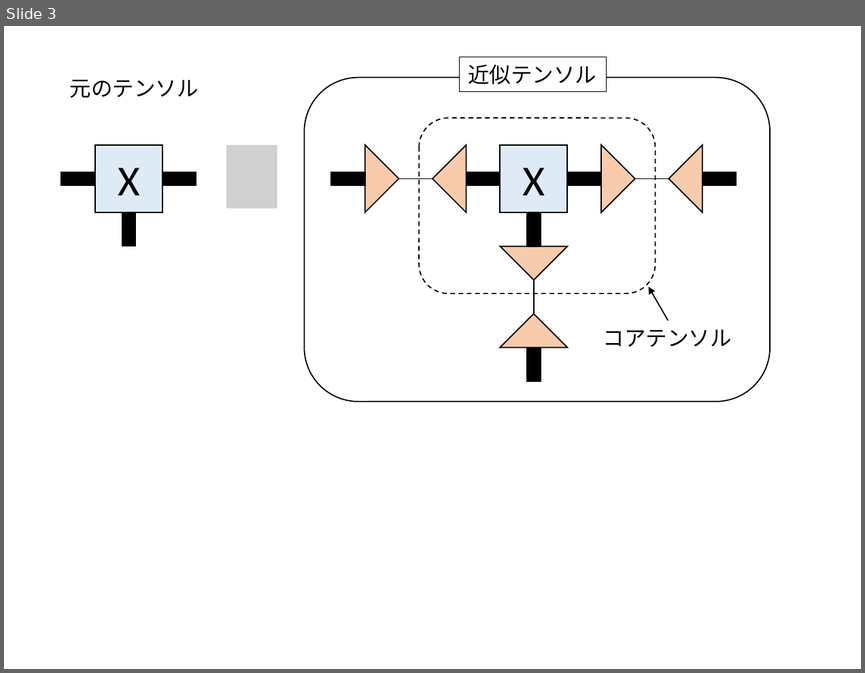
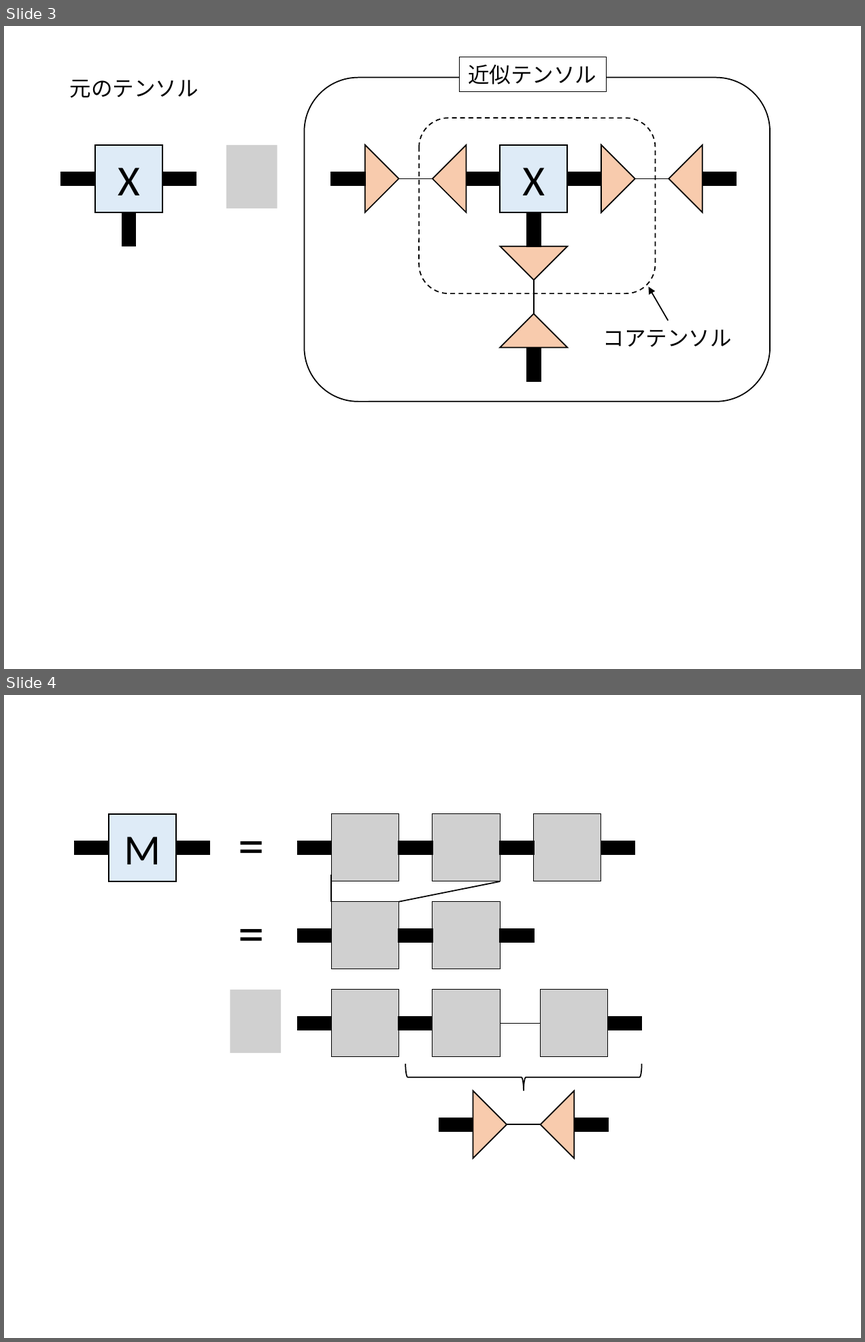
Before and after one commit to kaityo256/qiita, a slide deck: daimyo_hooi/fig.pptx. Shown one above the other, each under a label of ours: slide 3 before the commit, slides 3 and 4 after it. The pictures are 865x673 and 865x1342 pixels, drawn with LibreOffice and Linux fonts; fonts in the diff are those of the drawing; grey boxes stand for pictures. Boxes give left, top, right and bottom in pixels: in the first picture for what was removed or moved away, otherwise in the second. Text is boxed around its words. In the diff, an @@ line names an element or a change of style, - is before the commit and + after.

```diff
--- a/daimyo_hooi/fig.pptx
+++ b/daimyo_hooi/fig.pptx
@@ slide 4 added at bbox=[4, 695, 861, 1338], background #FFFFFF @@
@@ rectangle added at bbox=[109, 814, 176, 882], fill #DEEBF7, outline #000000 1 pt, 36 pt, text #000000 @@
+M
@@ text added at bbox=[230, 807, 274, 879], 44 pt, text #000000 @@
+=
@@ picture added at bbox=[331, 814, 399, 882] @@
@@ picture added at bbox=[432, 814, 500, 882] @@
@@ picture added at bbox=[534, 814, 601, 882] @@
@@ rectangle added at bbox=[75, 841, 109, 854], fill #000000, outline #000000 1 pt @@
@@ rectangle added at bbox=[176, 841, 209, 854], fill #000000, outline #000000 1 pt @@
@@ rectangle added at bbox=[298, 841, 331, 854], fill #000000, outline #000000 1 pt @@
@@ rectangle added at bbox=[399, 841, 432, 854], fill #000000, outline #000000 1 pt @@
@@ rectangle added at bbox=[500, 841, 534, 854], fill #000000, outline #000000 1 pt @@
@@ rectangle added at bbox=[601, 841, 634, 854], fill #000000, outline #000000 1 pt @@
@@ line added from (331, 875) to (331, 902), #000000 1 pt @@
@@ text added at bbox=[230, 895, 274, 966], 44 pt, text #000000 @@
+=
@@ line added from (500, 882) to (399, 902), #000000 1 pt @@
@@ picture added at bbox=[331, 902, 399, 969] @@
@@ picture added at bbox=[432, 902, 500, 969] @@
@@ rectangle added at bbox=[298, 929, 331, 943], fill #000000, outline #000000 1 pt @@
@@ rectangle added at bbox=[399, 929, 432, 943], fill #000000, outline #000000 1 pt @@
@@ rectangle added at bbox=[500, 929, 534, 943], fill #000000, outline #000000 1 pt @@
@@ picture added at bbox=[230, 989, 281, 1053] @@
@@ picture added at bbox=[331, 989, 399, 1057] @@
@@ picture added at bbox=[432, 989, 500, 1057] @@
@@ picture added at bbox=[541, 989, 608, 1057] @@
@@ rectangle added at bbox=[298, 1016, 331, 1030], fill #000000, outline #000000 1 pt @@
@@ rectangle added at bbox=[399, 1016, 432, 1030], fill #000000, outline #000000 1 pt @@
@@ rectangle added at bbox=[608, 1016, 641, 1030], fill #000000, outline #000000 1 pt @@
@@ line added from (500, 1023) to (541, 1023), #000000 1 pt @@
@@ left brace added at bbox=[405, 1064, 642, 1090], outline #000000 1 pt @@
@@ triangle added at bbox=[473, 1090, 507, 1157], fill #F8CBAD, outline #000000 1 pt @@
@@ triangle added at bbox=[541, 1090, 574, 1157], fill #F8CBAD, outline #000000 1 pt @@
@@ rectangle added at bbox=[439, 1117, 473, 1131], fill #000000, outline #000000 1 pt @@
@@ rectangle added at bbox=[574, 1117, 607, 1131], fill #000000, outline #000000 1 pt @@
@@ line added from (507, 1124) to (541, 1124), #000000 1 pt @@
```
Also in this commit, not shown: 1 other slide added, 2 other files.
